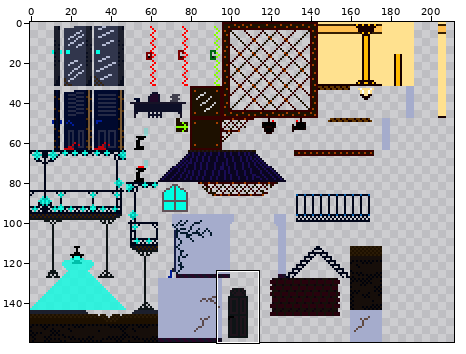
A sprite sheet gets an edit: assets/tiles_final.png. The picture above shows the old version from afar; the outline marks the close-up.
Close-up. Before:
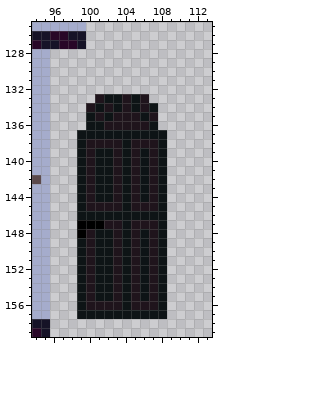
The file is 240x160 pixels. Colours within 5 levels of each other are drawn and written as one. Shown: x 94..113, y 125..159. The wide view leaves out empty margins. The commit also changed other parts of the picture, which this record leaves out.
The same view after the edit:
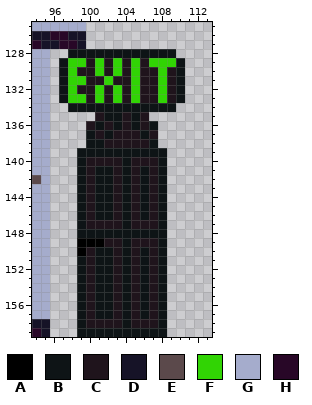
Palette (. is transparent): A #000000  B #0e1416  C #1f141c  D #161327  E #5b494b  F #31d404  G #a5accc  H #280727
The edit:
y 128: x 98..109 ............ -> BBBBBBBBBBBB
y 129: x 97..110 .............. -> BFFCFCFCFCFFFB
y 130: x 97..110 .............. -> BFCCFCFCFCCFCB
y 131: x 97..110 .............. -> BFFCCFCCFCCFCB
y 132: x 97..110 .............. -> BFCCFCFCFCCFCB
y 133: x 97..103 ....CBB -> BFFCFCF; x 105 B -> F; x 107..110 .... -> CFCB
y 134: x 98..100 ..C -> BBB; x 102 C -> B; x 104 C -> B; x 106 C -> B; x 108..109 .. -> BB
y 135: x 100 B -> .; x 103 C -> B; x 105..107 CBC -> BC.
y 136: x 100 B -> C; x 103 C -> B; x 105 C -> B
y 137: x 99 B -> .; x 101 B -> C; x 103..105 BBB -> CCC; x 107..108 BB -> C.
y 138: x 99..101 BCC -> .BB; x 104 B -> C; x 107..108 CB -> B.
y 139: x 100 C -> B; x 103 C -> B; x 105 C -> B; x 107 C -> B
y 140: x 101..102 BB -> CC; x 106 B -> C
y 145: x 101..102 CC -> BB; x 106 C -> B
y 146: x 100 B -> C; x 103 B -> C; x 105 B -> C; x 107 B -> C
y 147: x 99..101 AAA -> BCC
y 148: x 99..100 AC -> BB; x 103 C -> B; x 105 C -> B; x 107 C -> B
y 149: x 99..102 BCBB -> AAAC; x 106 B -> C
y 150: x 99 B -> A
y 156: x 101..102 CC -> BB; x 106 C -> B
y 157: x 100 B -> C; x 103 B -> C; x 105 B -> C; x 107 B -> C
y 158: x 99..108 .......... -> BCCCCBCCCB
y 159: x 99..108 .......... -> BBBBBBBBBB
Changed places in both close-ups, as pixel boxes (x1, y1, x2, y2):
changed: (59, 49, 185, 256)
changed: (77, 301, 167, 337)
